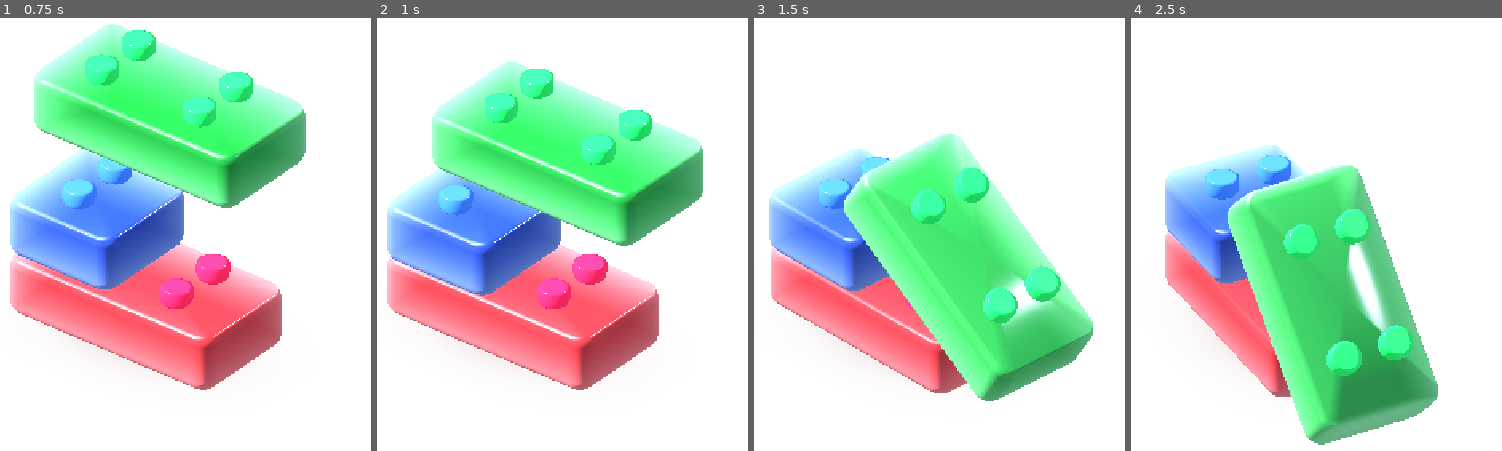
Above: before the commit, frames 1-4 (left to right).
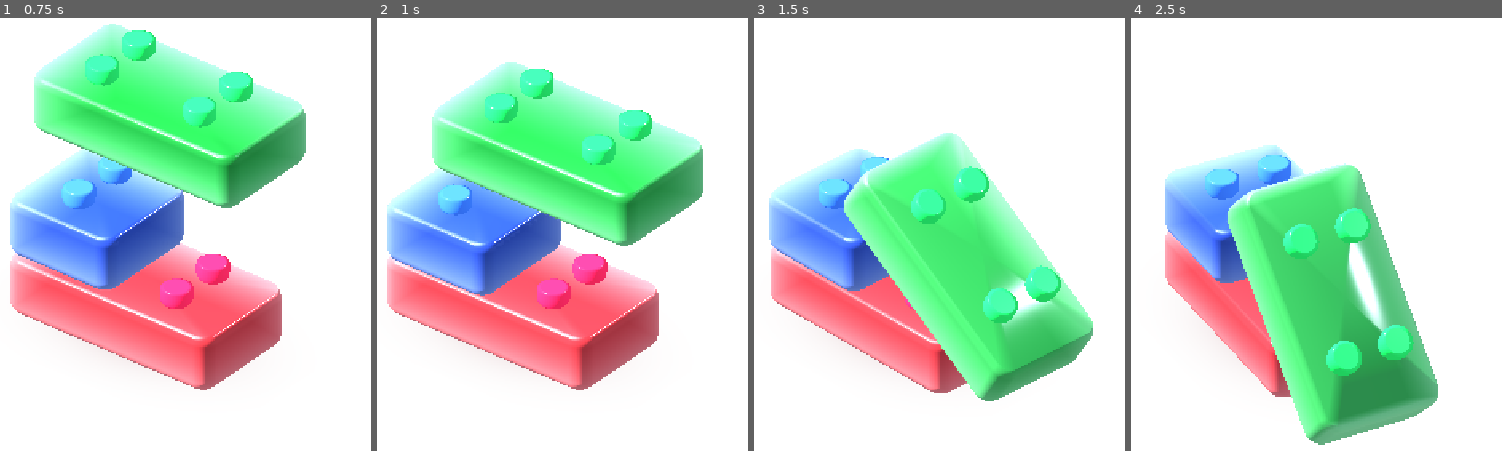
Above: after the commit, the same moments.

Repository: dbrckk/Jelly-bricks
Game: Godot game, scene res://prototypes/single_brick/physics_stack.tscn
Same seed, same stepped clock (60 frames per second), same inputs: the game is played once before the commit and once after it. This scene is started directly instead of the project's main scene.
Inputs (mouse positions are in pixels of both pictures, inside the frame that each line leads up to):
- Up to frame 1 (0.75 s): tap Enter at 0.5 s; move the mouse to (244, 186) at 0.52 s; click (244, 186) at 0.67 s
- Up to frame 2 (1 s): no input
- Up to frame 3 (1.5 s): drag from (809, 269) to (876, 386) at 1.27 s
- Up to frame 4 (2.5 s): move the mouse to (1320, 52) at 2.02 s; click (1320, 52) at 2.17 s

Frame 1 is identical in both runs. In frame 2, less than 0.1% of the frame differs, in the area x 2-77%, y 38-73%; in frame 3, 0.2%, in the area x 8-88%, y 26-70%; in frame 4, 0.2%.

Commit message:
feat(jelly): synchronize per-stud recoil and corner wobble with rigid-body impacts

Diff:
--- a/native-godot/prototypes/single_brick/physics_stack.gd
+++ b/native-godot/prototypes/single_brick/physics_stack.gd
@@ -15,6 +15,8 @@
 var peak_tilt_degrees: float = 0.0
 var peak_lateral_shift: float = 0.0
 var peak_drop: float = 0.0
+var peak_stud_shift: float = 0.0
+var peak_edge_flex: float = 0.0
 var first_contact_at: float = -1.0
 var simulation_seconds: float = 0.0
 var is_simulating: bool = false
@@ -57,6 +59,11 @@
         visual.position = Vector3.ZERO
         visual.rotation = Vector3.ZERO
         visual.reparent(body, false)
+        # Node.duplicate() can retain a shared MultiMesh resource. Each
+        # independently jiggling layer MUST own its per-instance transforms.
+        var instance_mesh := visual.get_node(
+            "ActualFourMoldedStuds") as MultiMeshInstance3D
+        instance_mesh.multimesh = instance_mesh.multimesh.duplicate() as MultiMesh
         # Dense paint on the deterministic demo stays untouched; only the
         # physical scene uses analytical, path-length-colored gel.
         paints[i].set_shader_parameter("bulk_optics", 0.88)
@@ -155,6 +162,8 @@
     peak_tilt_degrees = 0.0
     peak_lateral_shift = 0.0
     peak_drop = 0.0
+    peak_stud_shift = 0.0
+    peak_edge_flex = 0.0
     first_contact_at = -1.0
     impact_peak = 0.0
     for i in range(bodies.size()):
@@ -215,14 +224,61 @@
     paints[i].set_shader_parameter("tilt_energy", angular)
     paints[i].set_shader_parameter("ripple_energy", energy * 0.55)
     paints[i].set_shader_parameter("ripple_phase", fposmod(phase, TAU))
+    var edge_flex := clampf(energy * 0.85, 0.0, 1.0)
+    var edge_axis := Vector2(1.0, 0.4)
+    if i < bodies.size():
+        var motion := bodies[i].linear_velocity
+        if Vector2(motion.x, motion.z).length_squared() > 0.0004:
+            edge_axis = Vector2(motion.x, motion.z).normalized()
+    paints[i].set_shader_parameter("soft_edge_strength", edge_flex)
+    paints[i].set_shader_parameter("soft_edge_axis", edge_axis)
+    peak_edge_flex = maxf(peak_edge_flex, edge_flex)
     var coat := layers[i].get_node("ThinOpticalClearcoat") as MeshInstance3D
     var coat_mat := coat.material_override as ShaderMaterial
     coat_mat.set_shader_parameter("deformation", compressed)
     coat_mat.set_shader_parameter("tilt_energy", angular)
     coat_mat.set_shader_parameter("ripple_energy", energy * 0.55)
     coat_mat.set_shader_parameter("ripple_phase", fposmod(phase, TAU))
+    coat_mat.set_shader_parameter("soft_edge_strength", edge_flex)
+    coat_mat.set_shader_parameter("soft_edge_axis", edge_axis)
+    _deform_molded_studs(i, compressed, energy, phase)
+
+## Reposition each actual modeled stud around the MOVING gel crown.
+## The old node-wide scale.y shrank the pegs toward the floor, pulling their
+## bottom lip away from the deforming shell. This applies the same vertical
+## squash to the stud origin, retains its 0.68 mesh scale, and adds a tiny
+## phase-lagged lean. Maximum four studs per brick: no new draw calls.
+func _deform_molded_studs(i: int, squash_amount: float,
+        energy: float, phase: float) -> void:
     var caps := layers[i].get_node("ActualFourMoldedStuds") as MultiMeshInstance3D
-    caps.scale.y = 1.0 - compressed * 0.19
+    var multi: MultiMesh = caps.multimesh
+    var length: int = 1 if i == 1 else 2
+    var extent_center := Vector2(float(length) * 0.5, 0.5)
+    var vertical_scale := 1.0 - squash_amount * 0.19
+    var lateral_scale := 1.0 + squash_amount * 0.075
+    caps.scale = Vector3.ONE
+    for j in range(multi.instance_count):
+        var cell := int(j / 2)
+        var lane := j % 2
+        var original := Vector2(float(cell) + 0.5,
+            0.265 if lane == 0 else 0.735)
+        var away := original - extent_center
+        var crest := sin(original.x * 8.0 - fposmod(phase, TAU)) * cos(
+            original.y * 5.2 + fposmod(phase, TAU) * 0.35)
+        var phase_lag := sin(phase * 0.66 + float(j) * 0.72)
+        var ripple := energy * 0.55 * crest * 0.023
+        var bend := energy * 0.030 * phase_lag
+        var xz := extent_center + away * lateral_scale
+        xz.x += bend * 0.25
+        var origin := Vector3(xz.x,
+            0.055 + (0.18944 - 0.055) * vertical_scale + ripple, xz.y)
+        var basis := Basis(
+            Vector3(lateral_scale, 0.0, 0.0),
+            Vector3(bend * 0.68, 0.68 * vertical_scale, 0.0),
+            Vector3(0.0, 0.0, lateral_scale))
+        multi.set_instance_transform(j, Transform3D(basis, origin))
+        peak_stud_shift = maxf(peak_stud_shift,
+            absf(origin.y - 0.18944) + absf(xz.x - original.x))
 
 func _physics_process(delta: float) -> void:
     if not is_simulating:
